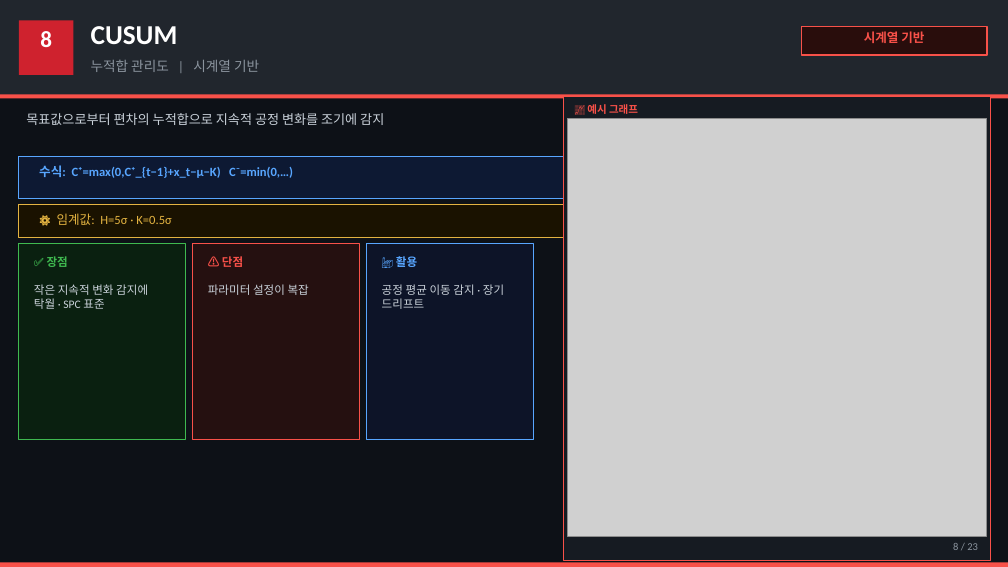
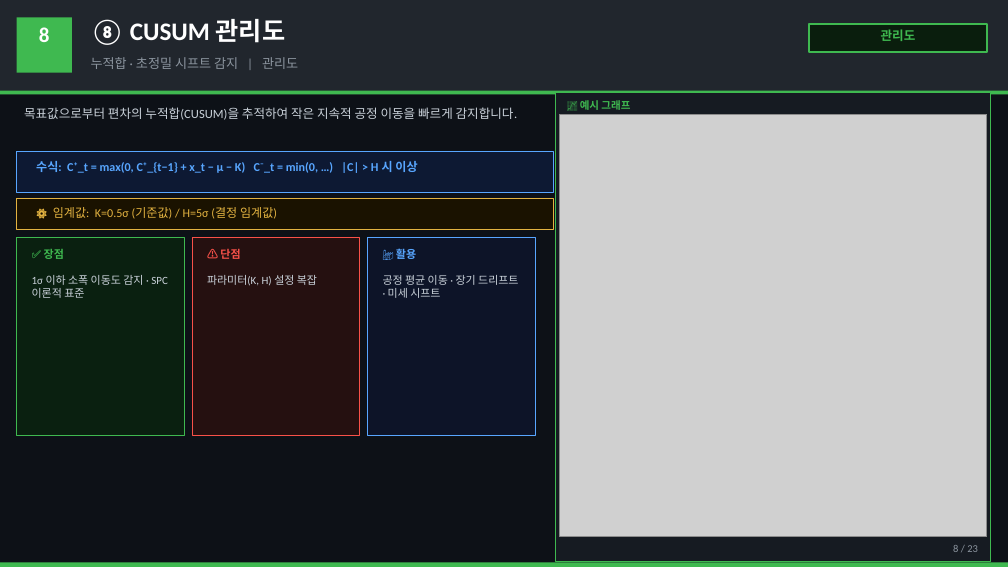
Before and after one commit to pollya32/python101, a slide deck: slide 9 of [예제 015] FDC 이상감지 시스템/FDC_이상감지_23종_상세설명.pptx. Drawn at 1008x567 pixels with LibreOffice and Linux fonts; fonts in the diff are those of the drawing; grey boxes stand for pictures. Boxes give left, top, right and bottom in pixels: in the first picture for what was removed or moved away, otherwise in the second. Text is boxed around its words. In the diff, an @@ line names an element or a change of style, - is before the commit and + after.

```diff
--- a/[예제 015] FDC 이상감지 시스템/FDC_이상감지_23종_상세설명.pptx
+++ b/[예제 015] FDC 이상감지 시스템/FDC_이상감지_23종_상세설명.pptx
@@ text "8" at (39, 27, 50, 42): size 22 to 20 pt @@
@@ rectangle at (17, 17, 72, 73): fill #CF222E to #3FB950 @@
@@ text at (91, 19, 286, 45): text changed; size 26 to 24 pt @@
-CUSUM
+⑧ CUSUM 관리도
@@ rectangle: place and size @@
-rectangle at (802, 26, 987, 55)
+rectangle at (809, 24, 987, 52)
@@ rectangle at (809, 24, 987, 52): fill #290D0C to #0A1E0D; outline #F85149 1.5 pt to #3FB950 1.5 pt @@
@@ text at (881, 29, 916, 41): text changed; text colour #F85149 to #3FB950 @@
-시계열 기반
+관리도
@@ text at (91, 57, 298, 69): text changed; size 13 to 12.5 pt @@
-누적합 관리도 | 시계열 기반
+누적합 · 초정밀 시프트 감지 | 관리도
@@ 4 rectangles: place and size @@
-4 rectangles at (0, 95, 1008, 440)
+4 rectangles at (0, 91, 1008, 436)
@@ rectangle at (0, 91, 1008, 95): fill #F85149 to #3FB950 @@
@@ text at (24, 107, 518, 120): text changed; size 12.5 to 12 pt @@
-목표값으로부터 편차의 누적합으로 지속적 공정 변화를 조기에 감지
+목표값으로부터 편차의 누적합(CUSUM)을 추적하여 작은 지속적 공정 이동을 빠르게 감지합니다.
@@ rectangle: place and size @@
-rectangle at (563, 96, 991, 561)
+rectangle at (556, 92, 991, 562)
@@ rectangle at (556, 92, 991, 562): outline #F85149 1 pt to #3FB950 1 pt @@
@@ text "📈 예시 그래프": place and size @@
-text "📈 예시 그래프" at (587, 104, 638, 114)
+text "📈 예시 그래프" at (580, 100, 630, 110)
@@ text "📈 예시 그래프" at (580, 100, 630, 110): text colour #F85149 to #3FB950 @@
@@ picture: place and size @@
-picture at (567, 119, 987, 536)
+picture at (560, 114, 987, 537)
@@ rectangle: place and size @@
-rectangle at (19, 157, 563, 198)
+rectangle at (17, 151, 554, 193)
@@ text at (36, 161, 417, 173): text changed; size 12 to 11.5 pt @@
-수식: C⁺=max(0,C⁺_{t−1}+x_t−μ−K) C⁻=min(0,…)
+수식: C⁺_t = max(0, C⁺_{t−1} + x_t − μ − K) C⁻_t = min(0, …) |C| > H 시 이상
@@ rectangle: place and size @@
-rectangle at (19, 204, 563, 237)
+rectangle at (17, 198, 554, 230)
@@ text at (53, 207, 277, 219): text changed; size 12 to 11.5 pt @@
-⚙ 임계값: H=5σ · K=0.5σ
+⚙ 임계값: K=0.5σ (기준값) / H=5σ (결정 임계값)
@@ 3 texts: place and size @@
-3 texts at (47, 256, 417, 267)
+3 texts at (44, 246, 416, 261)
@@ size 11 to 10.5 pt in 3 elements at (220, 248, 240, 259), (44, 249, 64, 259), (396, 246, 416, 261) @@
@@ text at (32, 275, 168, 298): text changed; size 11 to 10.5 pt @@
-작은 지속적 변화 감지에 탁월 · SPC 표준
+1σ 이하 소폭 이동도 감지 · SPC 이론적 표준
@@ text at (207, 275, 317, 286): text changed; size 11 to 10.5 pt @@
-파라미터 설정이 복잡
+파라미터(K, H) 설정 복잡
@@ text at (383, 275, 518, 298): text changed; size 11 to 10.5 pt @@
-공정 평균 이동 감지 · 장기 드리프트
+공정 평균 이동 · 장기 드리프트 · 미세 시프트
@@ rectangle at (0, 563, 1008, 567): fill #F85149 to #3FB950 @@
```
Also in this commit, not shown: 11 other slides changed, 13 slides added, 13 slides removed.
